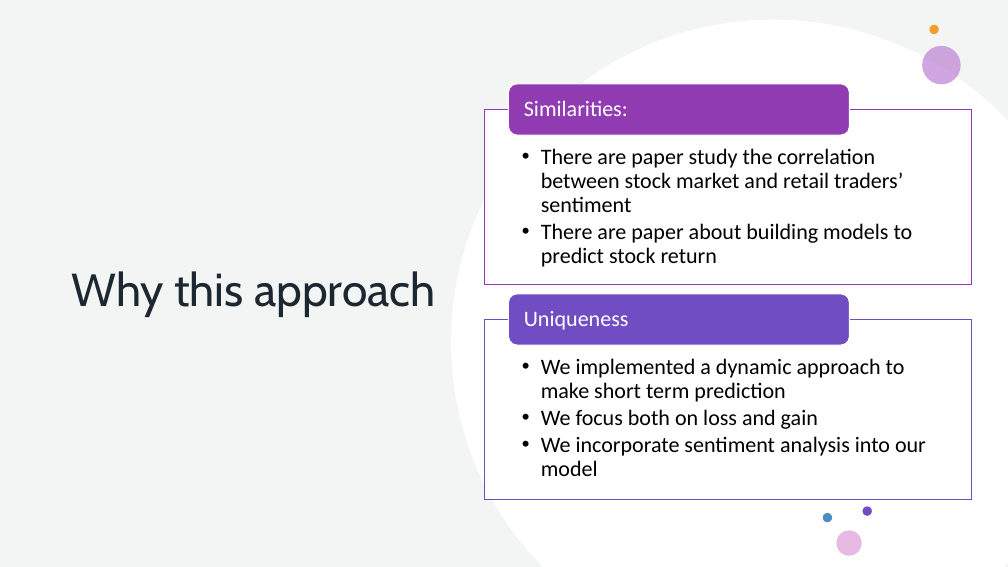
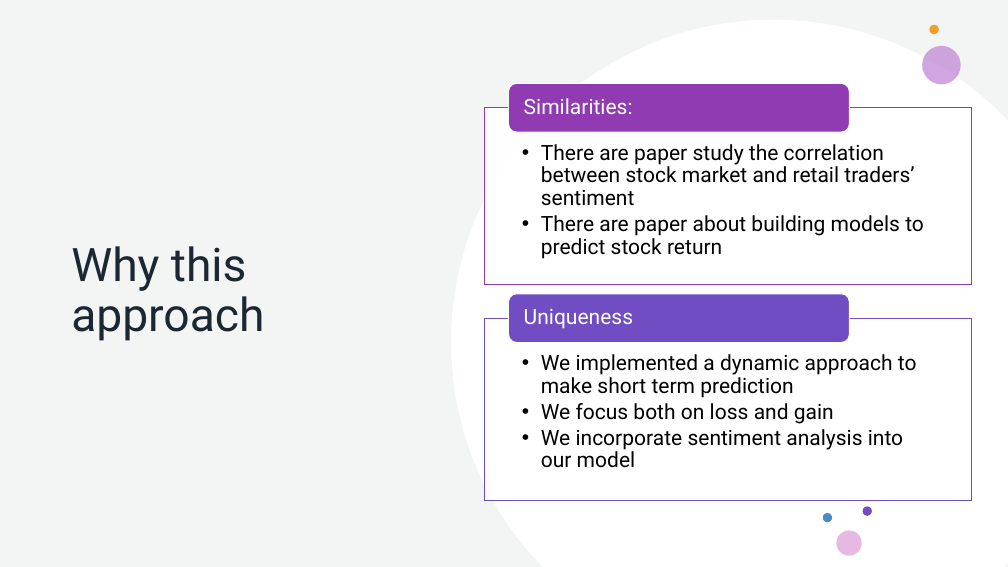
Before and after one commit to howie-zeng/Analyzing-Retail-Sentiment-and-Detecting-Trading-Signals, a slide deck: slide 5 of Presentation.pptx. Drawn at 1008x567 pixels with LibreOffice and Linux fonts; fonts in the diff are those of the drawing. Boxes give left, top, right and bottom in pixels: in the first picture for what was removed or moved away, otherwise in the second. Text is boxed around its words. In the diff, an @@ line names an element or a change of style, - is before the commit and + after.

```diff
--- a/Presentation.pptx
+++ b/Presentation.pptx
@@ title "Why this approach" at [71, 246, 264, 341]: font Cabin to Roboto @@
@@ size 21 to 20 pt, font Calibri to Roboto in 4 elements at [541, 144, 924, 259], [541, 354, 917, 468], [524, 309, 633, 329], [524, 98, 633, 114] @@
```
Also in this commit, not shown: 12 other slides changed, 1 slide added.
